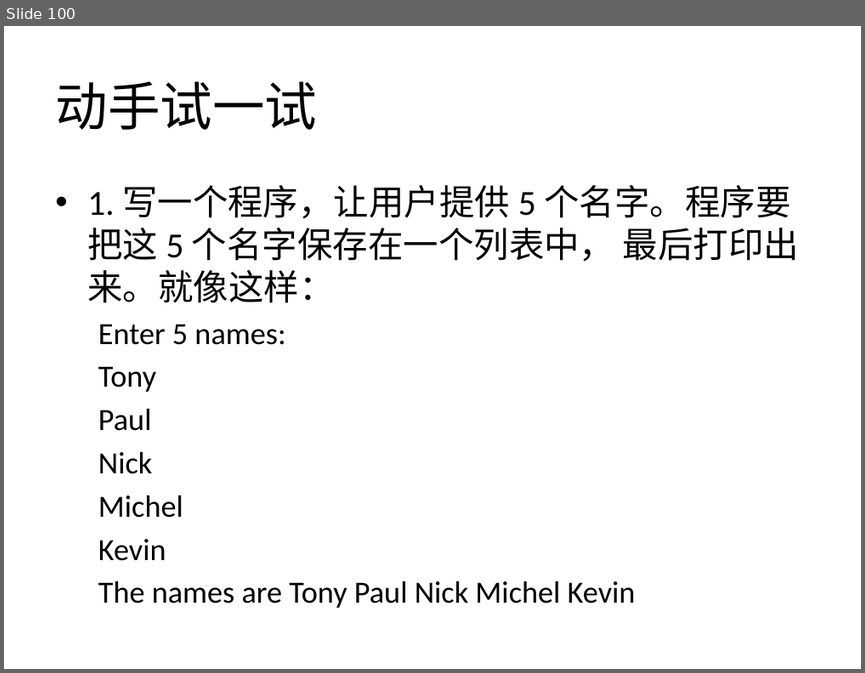
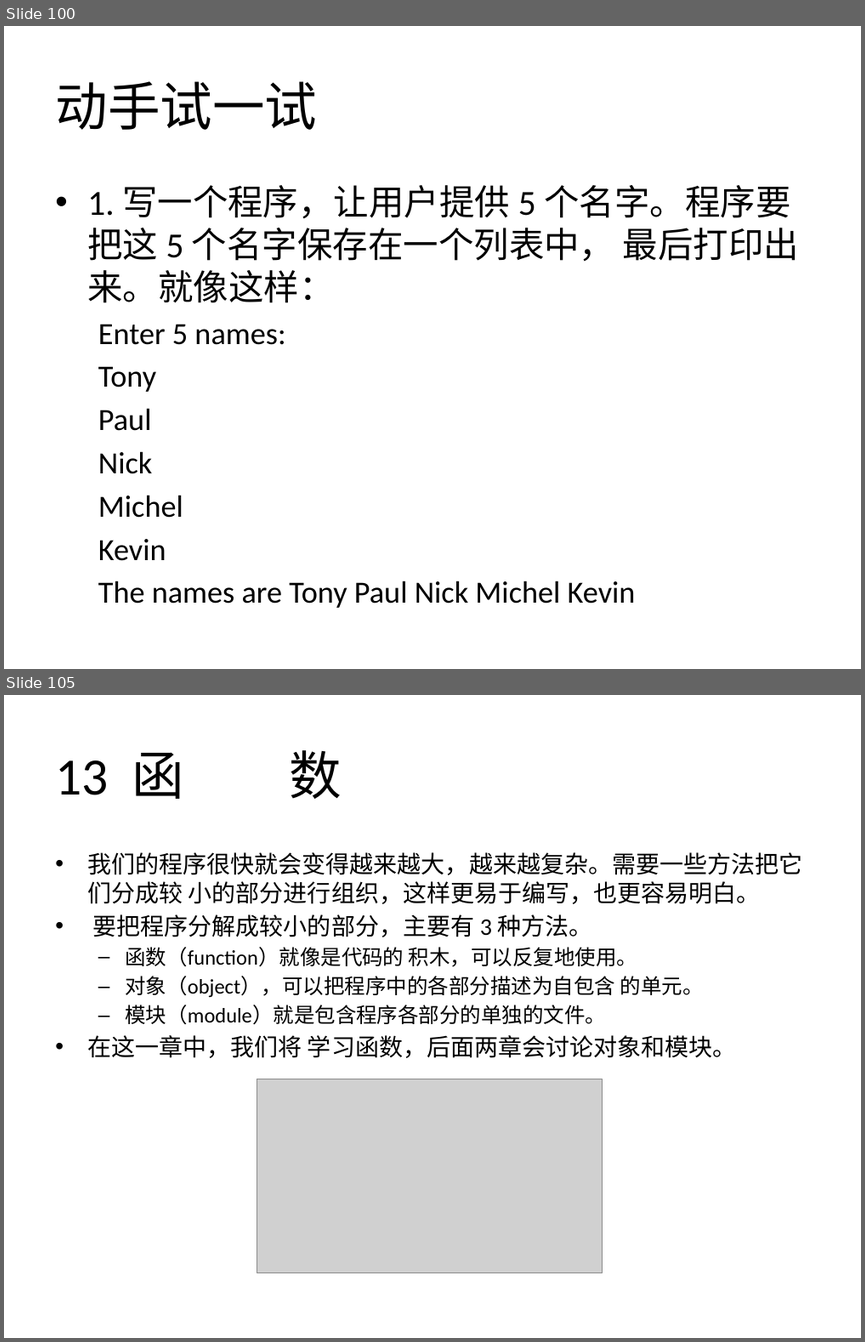
Before and after one commit to zhinan18/Python3, a slide deck: readme/Python3.pptx. Shown one above the other, each under a label of ours: slide 100 before the commit, slides 100 and 105 after it; the slides between them are not shown. The pictures are 865x673 and 865x1342 pixels, drawn with LibreOffice and Linux fonts; fonts in the diff are those of the drawing; grey boxes stand for pictures. Boxes give left, top, right and bottom in pixels: in the first picture for what was removed or moved away, otherwise in the second. Text is boxed around its words. In the diff, an @@ line names an element or a change of style, - is before the commit and + after.

```diff
--- a/readme/Python3.pptx
+++ b/readme/Python3.pptx
@@ slide 105 added at [4, 695, 861, 1338], background #FFFFFF @@
@@ title added at [55, 750, 342, 799], 44 pt, text #000000 @@
+13 函 数
@@ text added at [87, 852, 802, 1058], 20 pt, text #000000 @@
+• 我们的程序很快就会变得越来越大，越来越复杂。需要一些方法把它们分成较 小的部分进行组织，这样更易于编写，也更容易明白。
+• 要把程序分解成较小的部分，主要有 3 种方法。
+  – 函数（function）就像是代码的 积木，可以反复地使用。
+  – 对象（object），可以把程序中的各部分描述为自包含 的单元。
+  – 模块（module）就是包含程序各部分的单独的文件。
+• 在这一章中，我们将 学习函数，后面两章会讨论对象和模块。
@@ picture added at [256, 1079, 602, 1272] @@
```
Also in this commit, not shown: 15 other slides added, 11 other files.
